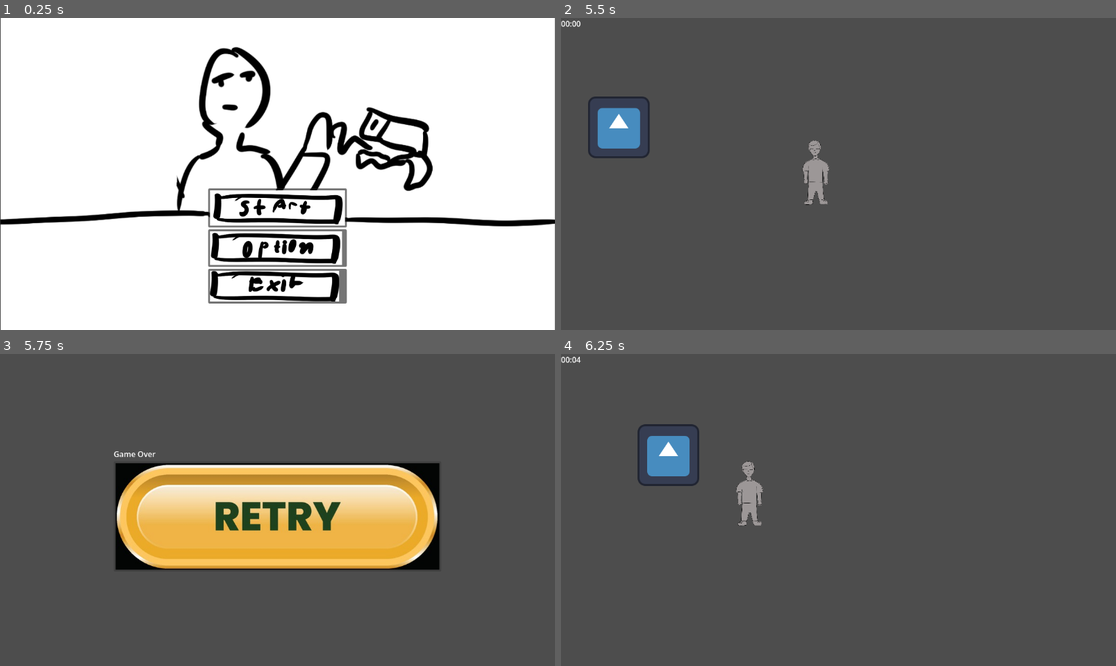
Above: before the commit, frames 1-4 (two rows, left to right).
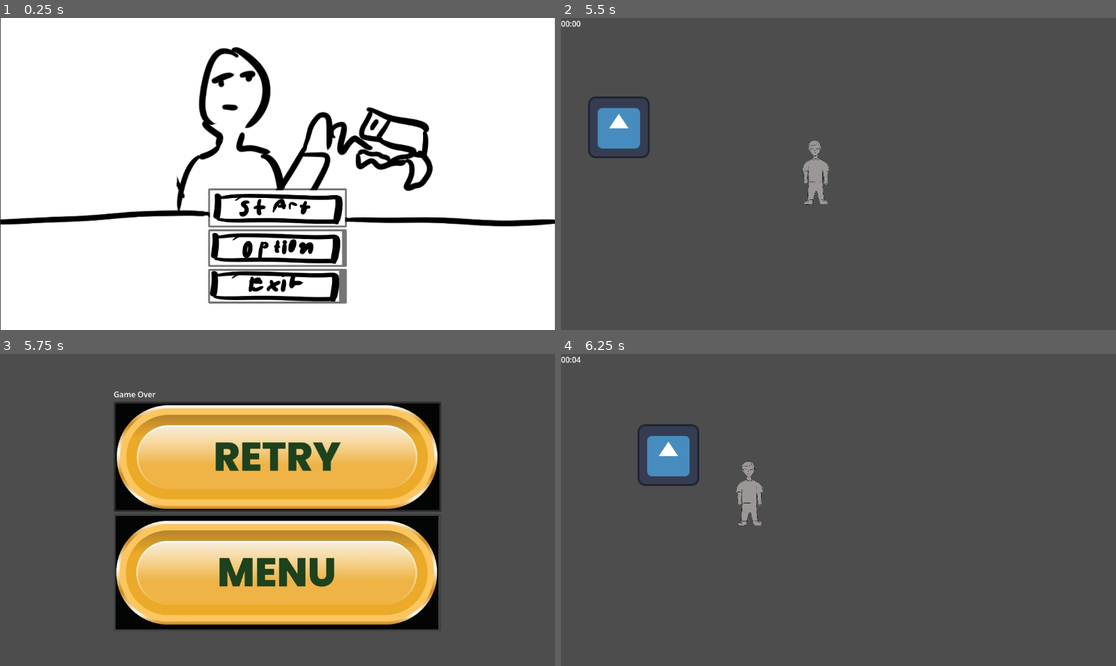
Above: after the commit, the same moments.

Repository: NickyZemenski/turtpocalypse
Game: Godot game, scene res://scene/MainMenu.tscn
Same seed, same stepped clock (60 frames per second), same inputs: the game is played once before the commit and once after it. The engine's default icon, where the game draws it, is replaced by a stand-in: a white triangle on a blue panel in a dark square.
Inputs (mouse positions are in pixels of both pictures, inside the frame that each line leads up to; where the layout moved, square brackets give the same spot in the first picture):
- Up to frame 1 (0.25 s): no input
- Up to frame 2 (5.5 s): click (838, 208) at 0.5 s; move the mouse to (960, 158) at 1.27 s; hold D (moveRight) 1.28-2.03 s; click (960, 158) at 1.35 s; move the mouse to (727, 189) at 2.02 s; hold S (moveDown) 2.03-2.78 s; click (727, 189) at 2.1 s; move the mouse to (894, 105) at 2.77 s; hold D (moveRight) 2.78-3.53 s; click (894, 105) at 2.85 s; move the mouse to (810, 236) at 3.52 s; hold W (moveUp) 3.53-4.28 s; click (810, 236) at 3.6 s; move the mouse to (1005, 220) at 4.27 s; hold A (moveLeft) from 4.28 s (still down); click (1005, 220) at 4.35 s; move the mouse to (672, 127) at 5.02 s; click (672, 127) at 5.1 s
- Up to frame 3 (5.75 s): keep holding A (moveLeft)
- Up to frame 4 (6.25 s): release A (moveLeft) at 5.75 s; click (838, 456) [838, 516] at 5.75 s

Frames 1-2 are identical in both runs. In frame 3, 41% of the frame differs, in the area x 20-80%, y 12-89%; in frame 4, nothing differs.

Commit message:
Add game over screen back to menu button

Diff:
--- a/scene/GameOver.tscn
+++ b/scene/GameOver.tscn
@@ -2,6 +2,7 @@
 
 [ext_resource type="Texture2D" uid="uid://c3k51l3gtm86u" path="res://assets/game_over/retry_button_placeholder.JPG" id="1_0mfy4"]
 [ext_resource type="Script" uid="uid://bjg2f35s1xvxd" path="res://scripts/gameOver.gd" id="1_tbok3"]
+[ext_resource type="Texture2D" uid="uid://chrbasm1sb4ek" path="res://assets/game_over/gameover_back_to_menu_button_placeholder.jpg" id="3_vq0q6"]
 
 [node name="GameOver" type="Control" unique_id=485811345]
 layout_mode = 3
@@ -31,4 +32,9 @@
 layout_mode = 2
 icon = ExtResource("1_0mfy4")
 
+[node name="QuitToMenu" type="Button" parent="CenterContainer/VBoxContainer" unique_id=343255266]
+layout_mode = 2
+icon = ExtResource("3_vq0q6")
+
 [connection signal="pressed" from="CenterContainer/VBoxContainer/Retry" to="." method="_on_retry_pressed"]
+[connection signal="pressed" from="CenterContainer/VBoxContainer/QuitToMenu" to="." method="_on_quit_to_menu_pressed"]
--- a/scripts/gameOver.gd
+++ b/scripts/gameOver.gd
@@ -13,3 +13,7 @@
 
 func _on_retry_pressed() -> void:
 	get_tree().change_scene_to_file("res://scene/MainGame.tscn")
+
+
+func _on_quit_to_menu_pressed() -> void:
+	get_tree().change_scene_to_file("res://scene/MainMenu.tscn")
Binary file added: assets/game_over/gameover_back_to_menu_button_placeholder.jpg
Not shown, added: assets/game_over/gameover_back_to_menu_button_placeholder.jpg.import
